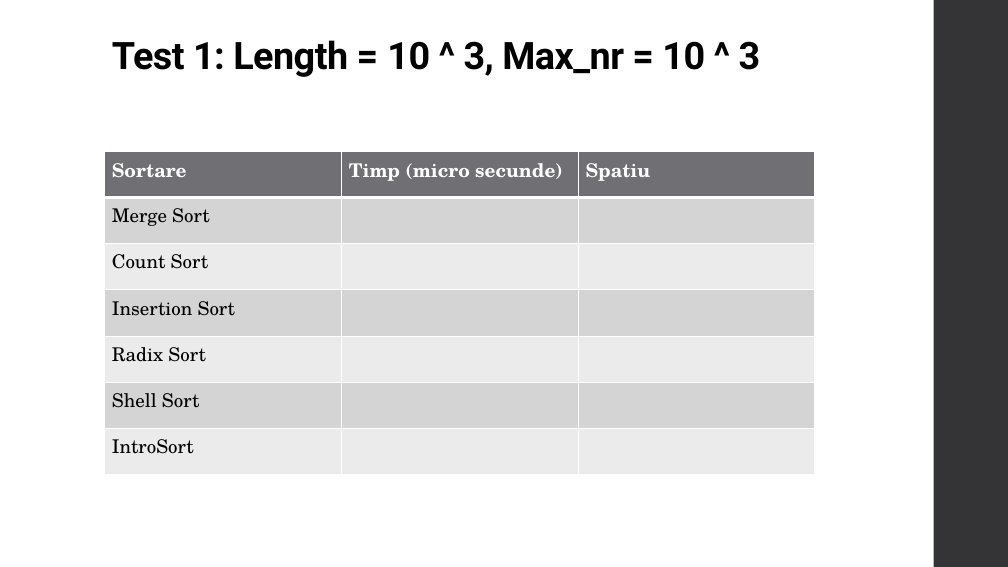
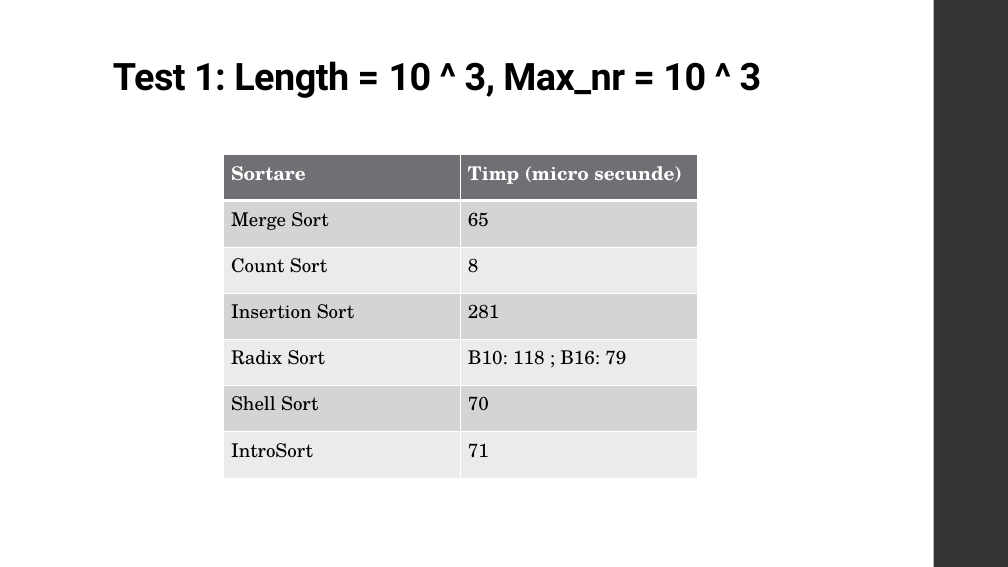
Before and after one commit to CybotTK/Data-Structures, a slide deck: slide 3 of Proiect SD-Algoritmi de sortare.pptx. Drawn at 1008x567 pixels with LibreOffice and Linux fonts; fonts in the diff are those of the drawing. Boxes give left, top, right and bottom in pixels: in the first picture for what was removed or moved away, otherwise in the second. Text is boxed around its words. In the diff, an @@ line names an element or a change of style, - is before the commit and + after.

```diff
--- a/Proiect SD-Algoritmi de sortare.pptx
+++ b/Proiect SD-Algoritmi de sortare.pptx
@@ title "Test 1: Length = 10 ...": place and size @@
-title "Test 1: Length = 10 ..." at [112, 40, 761, 77]
+title "Test 1: Length = 10 ..." at [113, 61, 762, 98]
@@ table at [224, 155, 697, 479] @@
-column 2: Timp (micro secunde) |  |  |  |  |  | 
-column 3: Spatiu |  |  |  |  |  | 
+column 2: Timp (micro secunde) | 65 | 8 | 281 | B10: 118 ; B16: 79 | 70 | 71
@@ table: place and size @@
-table at [104, 151, 814, 475]
+table at [224, 155, 697, 479]
```
Also in this commit, not shown: 2 slides added, 4 other files.
